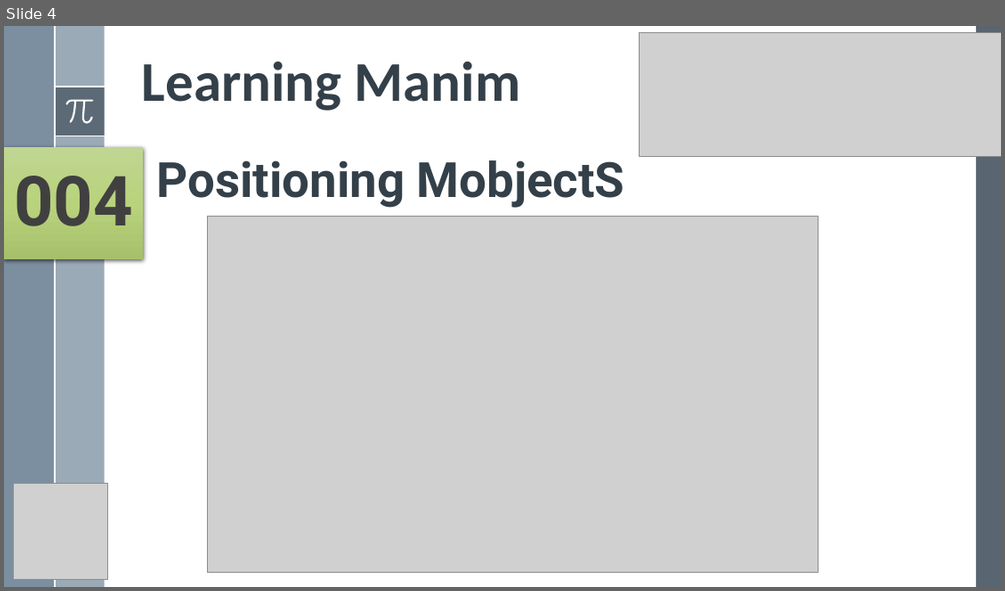
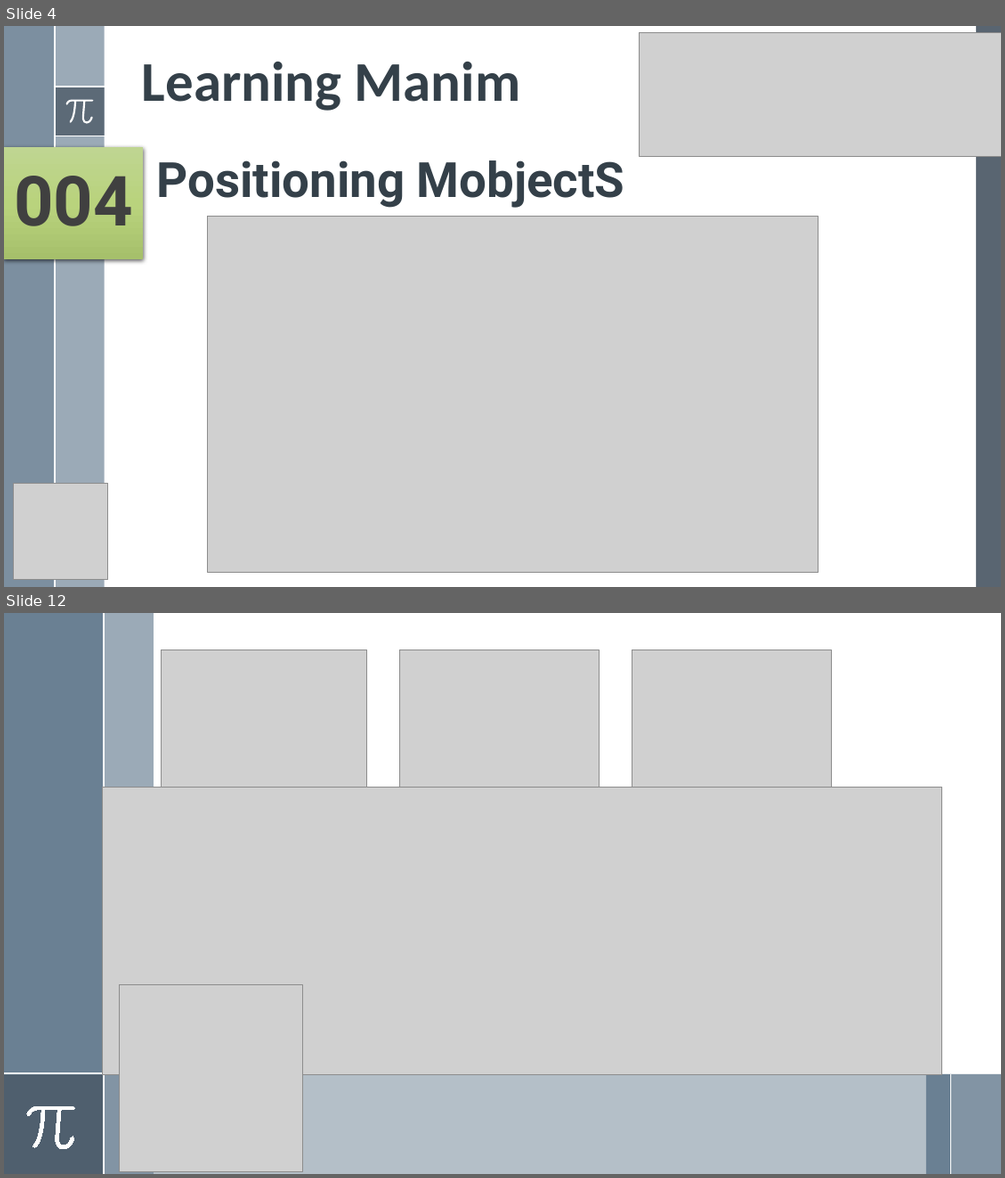
Before and after one commit to yasenstar/python, a slide deck: Manim/Learn Manim Library by Practice.pptx. Shown one above the other, each under a label of ours: slide 4 before the commit, slides 4 and 12 after it; the slides between them are not shown. The pictures are 1005x591 and 1005x1178 pixels, drawn with LibreOffice and Linux fonts; fonts in the diff are those of the drawing; grey boxes stand for pictures. Boxes give left, top, right and bottom in pixels: in the first picture for what was removed or moved away, otherwise in the second. Text is boxed around its words. In the diff, an @@ line names an element or a change of style, - is before the commit and + after.

```diff
--- a/Manim/Learn Manim Library by Practice.pptx
+++ b/Manim/Learn Manim Library by Practice.pptx
@@ slide 12 added at (4,613,1001,1174), background #FFFFFF @@
@@ rectangle added at (4,613,104,1174), fill #6A8093 @@
@@ rectangle added at (104,613,154,1174), fill #9BAAB7 @@
@@ line added from (104, 613) to (104, 1174), #FFFFFF 1.5 pt @@
@@ picture added at (161,649,367,787) @@
@@ picture added at (399,649,599,787) @@
@@ picture added at (632,649,831,787) @@
@@ picture added at (102,787,942,1074) @@
@@ picture added at (120,985,302,1172) @@
@@ rectangle added at (4,1074,1001,1174), fill #6A8093 at 50% opacity @@
@@ rectangle added at (4,1074,104,1174), fill #475562 at 75% opacity @@
@@ line added from (4, 1074) to (154, 1074), #FFFFFF 1.5 pt @@
@@ rectangle added at (926,1074,951,1174), fill #6A8093 @@
@@ rectangle added at (951,1074,1001,1174), fill #9BAAB7 @@
@@ line added from (951, 1074) to (951, 1174), #FFFFFF 1.5 pt @@
@@ freeform shape added at (26,1107,75,1149), fill #FFFFFF, outline #FFFFFF 0.75 pt @@
```
Also in this commit, not shown: 1 slide changed, 6 other slides added.
